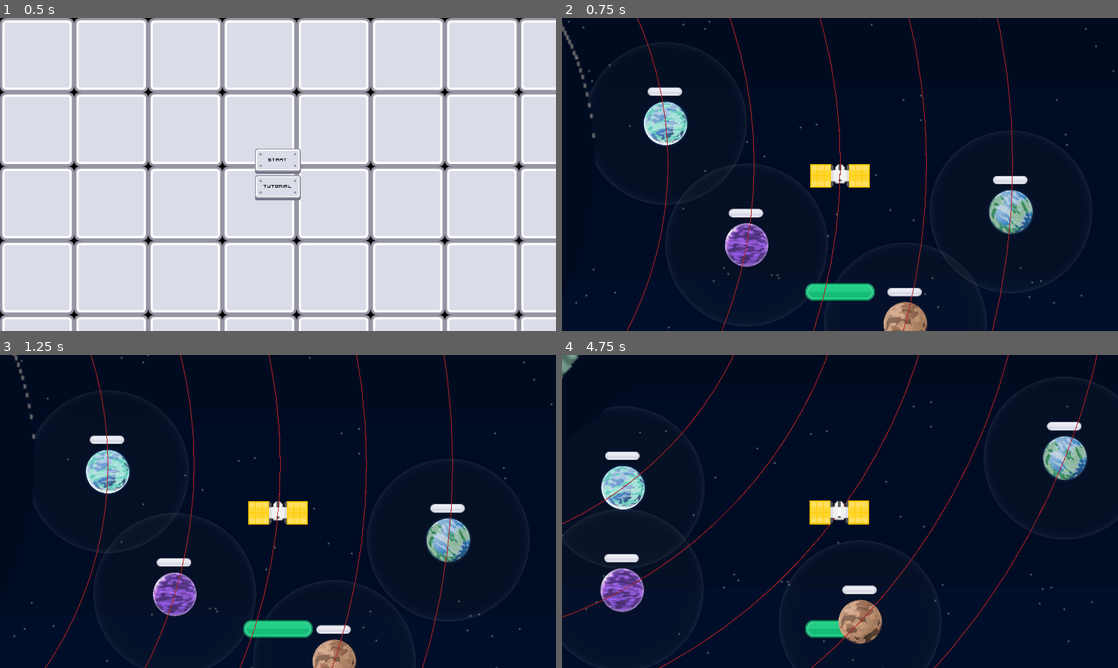
Above: before the commit, frames 1-4 (two rows, left to right).
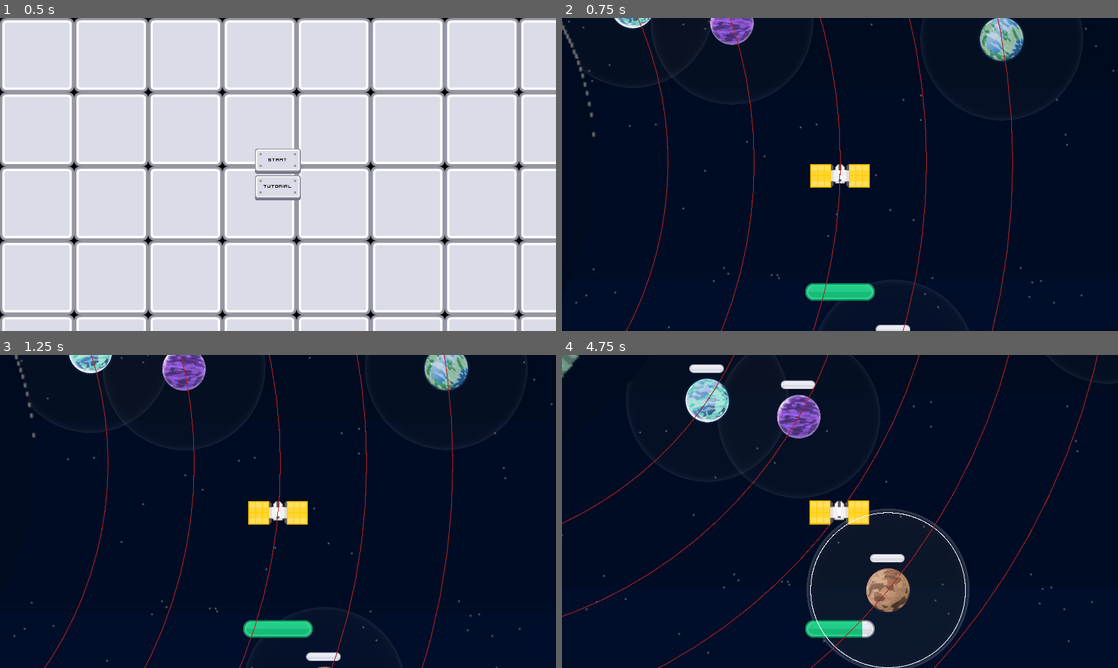
Above: after the commit, the same moments.

Repository: ThreeChooseOne/loopiter
Game: Godot game, scene res://root_scene.tscn
The game is run twice, just before and just after one commit, with the same random seed, the same clock (stepped at 60 frames per second) and the same inputs.
Inputs:
- Up to frame 1 (0.5 s): no input
- Up to frame 2 (0.75 s): click "Start" at 0.5 s
- Up to frame 3 (1.25 s): no input
- Up to frame 4 (4.75 s): tap Enter at 1.25 s; hold Up 1.28-2.03 s; tap I at 1.35, 3.6 s; hold Down 2.03-2.78 s; tap O at 2.1, 4.35 s; hold Up 2.78-4.28 s; tap V at 2.85 s; hold Down from 4.28 s (still down)

Frame 1 is identical in both runs. In frame 2, 6.2% of the frame differs, in the area x 0-85%, y 0-100%; in frame 3, 6.4%; in frame 4, 9.0%, in the area x 0-97%, y 0-100%.

Commit message:
game timer to end it and looping it back to start (#32)
* game timer to end it and looping it back to start

* add game over overlay

Diff:
--- a/main.gd
+++ b/main.gd
@@ -13,6 +13,7 @@
 # Input signals
 signal up_key_pressed
 signal down_key_pressed
+signal game_over_timeout
 
 @onready var camera = %PlayerCamera
 @onready var fuel = %Fuel
@@ -74,6 +75,9 @@
 
 	up_key_pressed.connect(player._on_up_pressed)
 	down_key_pressed.connect(player._on_down_pressed)
+
+func setup_gameover_view() -> void:
+	%Panel.visible = true
 
 func generate_orbit_speeds():
 	# Generate a random speed for each orbit that will have moons
@@ -314,3 +318,8 @@
 func get_orbit_speed(orbit_index: int) -> int:
 	# Get the speed for a specific orbit
 	return orbit_speeds.get(orbit_index, 0)  # Default to 0 if not found
+
+
+func _on_game_over_timer_timeout() -> void:
+	setup_gameover_view()
+	# game_over_timeout.emit()
--- a/main.tscn
+++ b/main.tscn
@@ -1,11 +1,12 @@
-[gd_scene load_steps=7 format=3 uid="uid://3dw6xlotynkf"]
+[gd_scene load_steps=8 format=3 uid="uid://3dw6xlotynkf"]
 
 [ext_resource type="Script" uid="uid://dkwumx5aqm8c4" path="res://main.gd" id="1_ynt7j"]
 [ext_resource type="Texture2D" uid="uid://c8sn4xi564rph" path="res://assets/background/space-only.png" id="3_272bh"]
 [ext_resource type="Texture2D" uid="uid://cko1c37bawhm0" path="res://assets/tank.svg" id="3_lquwl"]
 [ext_resource type="Texture2D" uid="uid://bswv4joab5bvy" path="res://assets/background/jupiter-only.png" id="4_5vw27"]
 [ext_resource type="Texture2D" uid="uid://61ssauhjp5ex" path="res://assets/fuel.svg" id="4_7mycd"]
-[ext_resource type="Script" path="res://debug_canvas.gd" id="7_272bh"]
+[ext_resource type="Theme" uid="uid://ckwnik6wg05q3" path="res://assets/theme/theme1.tres" id="7_5vw27"]
+[ext_resource type="Script" uid="uid://c5ix5kmmbuw24" path="res://debug_canvas.gd" id="7_272bh"]
 
 [node name="Main" type="Node2D"]
 script = ExtResource("1_ynt7j")
@@ -30,6 +31,33 @@
 ignore_rotation = false
 zoom = Vector2(2.5, 2.5)
 
+[node name="Panel" type="PanelContainer" parent="PlayerCamera"]
+unique_name_in_owner = true
+visible = false
+anchors_preset = 15
+anchor_right = 1.0
+anchor_bottom = 1.0
+offset_left = -960.0
+offset_top = -540.0
+offset_right = 960.0
+offset_bottom = 540.0
+grow_horizontal = 2
+grow_vertical = 2
+
+[node name="CenterContainer" type="CenterContainer" parent="PlayerCamera/Panel"]
+z_index = 4096
+z_as_relative = false
+layout_mode = 2
+
+[node name="GameOverBackground" type="ColorRect" parent="PlayerCamera/Panel/CenterContainer"]
+layout_mode = 2
+color = Color(0, 0, 0, 0.886275)
+
+[node name="ReturnToStartButton" type="Button" parent="PlayerCamera/Panel/CenterContainer"]
+layout_mode = 2
+theme = ExtResource("7_5vw27")
+text = "Return"
+
 [node name="Fuel" type="TextureProgressBar" parent="PlayerCamera"]
 unique_name_in_owner = true
 offset_left = -48.0
@@ -43,3 +71,10 @@
 
 [node name="DebugCanvas" type="Node2D" parent="."]
 script = ExtResource("7_272bh")
+
+[node name="GameOverTimer" type="Timer" parent="."]
+wait_time = 300.0
+one_shot = true
+autostart = true
+
+[connection signal="timeout" from="GameOverTimer" to="." method="_on_game_over_timer_timeout"]
--- a/root_scene.gd
+++ b/root_scene.gd
@@ -1,6 +1,33 @@
 extends Node2D
 
+const MAIN_SCENE_PATH: String = "res://main.tscn"
+const START_SCENE_PATH: String = "res://start_screen/start_screen.tscn"
+
+var current_scene_handle: Node = null
+
+func _ready() -> void:
+	current_scene_handle = $StartScreen
+
 func _on_start_screen_start_button_pressed() -> void:
-	get_tree().change_scene_to_file("res://main.tscn")
+	goto_game_scene()
 
-# TODO: Handle when the game ends, and load the start screen.
+func _on_game_over() -> void:
+	goto_start_scene()
+
+func goto_game_scene() -> void:
+	swap_scene_to(MAIN_SCENE_PATH)
+	current_scene_handle.connect("game_over_timeout", _on_game_over)
+
+func goto_start_scene() -> void:
+	swap_scene_to(START_SCENE_PATH)
+	current_scene_handle.connect("start_button_pressed", _on_start_screen_start_button_pressed)
+	# TODO: Connect the signal for going to the tutorial
+
+func swap_scene_to(scene_path: String) -> void:
+	var scene_packed = load(scene_path)
+	if scene_packed:
+		remove_child(current_scene_handle)
+		current_scene_handle.queue_free()
+		var scene_inst = scene_packed.instantiate()
+		add_child(scene_inst)
+		current_scene_handle = scene_inst
